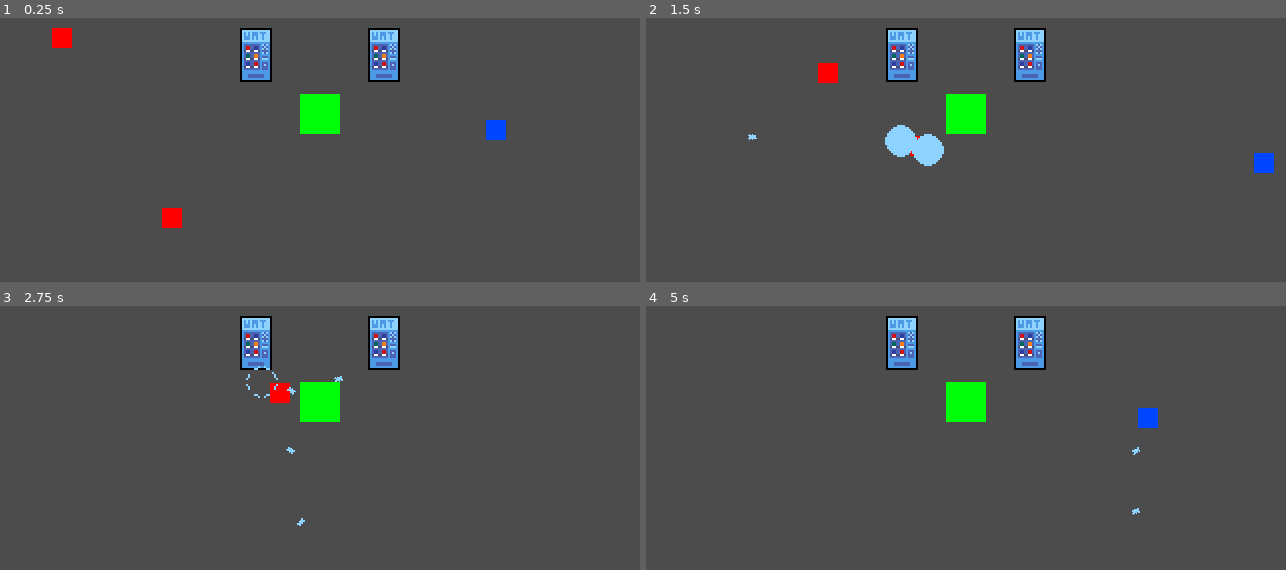
Above: before the commit, frames 1-4 (two rows, left to right).
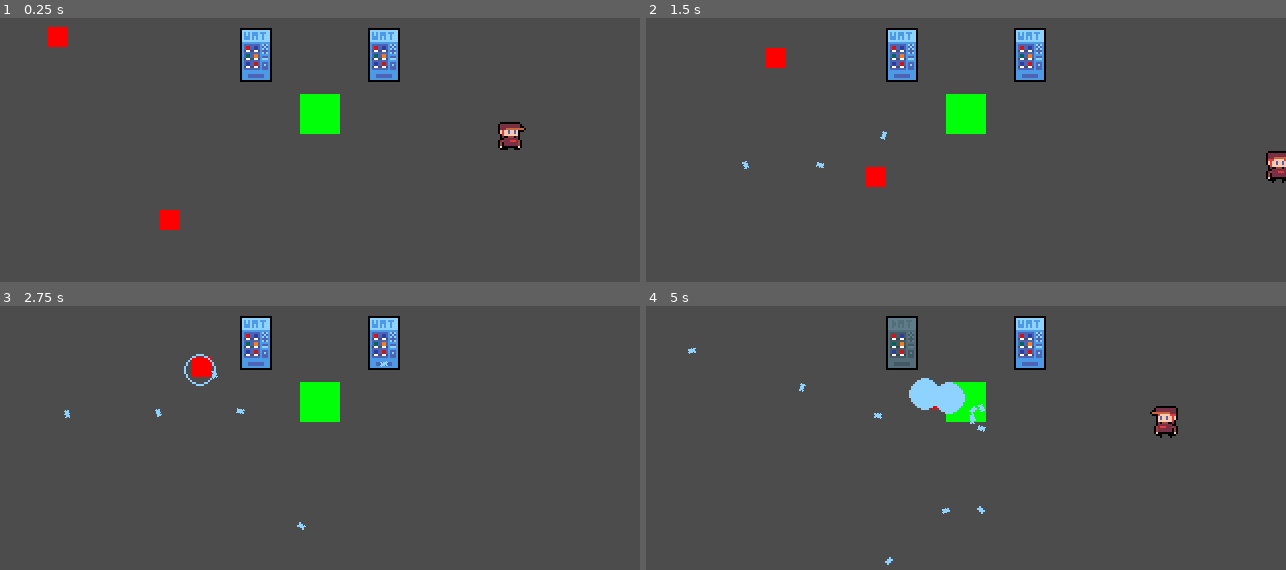
Above: after the commit, the same moments.

Repository: pithnoo/Elevending
Game: Godot game, scene res://Scenes/World.tscn
The game is run twice, just before and just after one commit, with the same random seed, the same clock (stepped at 60 frames per second) and the same inputs.
Inputs:
- Up to frame 1 (0.25 s): no input
- Up to frame 2 (1.5 s): hold Right (ui_right) 0.53-1.28 s; hold Down (ui_down) from 1.28 s (still down)
- Up to frame 3 (2.75 s): release Down (ui_down) at 2.03 s; hold Right (ui_right) from 2.03 s (still down)
- Up to frame 4 (5 s): release Right (ui_right) at 2.78 s; hold Up (ui_up) 2.78-3.53 s; hold Left (ui_left) from 3.53 s (still down)

The runs differ from the first frame. In frame 1, 0.8% of the frame differs, in the area x 7-83%, y 3-81%; in frame 2, 2.2%; in frame 3, 0.8%; in frame 4, 2.4%, in the area x 6-84%, y 4-99%.

Commit message:
added player animations and type damage

Diff:
--- a/Code/Enemy/enemy_hurt_box.gd
+++ b/Code/Enemy/enemy_hurt_box.gd
@@ -4,9 +4,7 @@
 
 onready var stats = get_node(entity_stats)
 
-signal same_type
-signal adv_type
-signal disadv_type
+signal buff_enemy
 
 enum damage_type { GRASS, WATER, FIRE }
 export(damage_type) var type
@@ -17,38 +15,28 @@
       # type matchups for grass
       match area.type:
         area.element.GRASS:
-          pass
+          emit_signal("buff_enemy")
         area.element.WATER:
-          pass
+          stats.health -= area.damage / 2
         area.element.FIRE:
-          pass
+          stats.health -= area.damage
     damage_type.WATER:
       # type matchups for water
       match area.type:
         area.element.GRASS:
-          pass
+          stats.health -= area.damage
         area.element.WATER:
-          pass
+          emit_signal("buff_enemy")
         area.element.FIRE:
-          pass
+          stats.health -= area.damage / 2
     damage_type.FIRE:
-      # type matchups for grass
+      # type matchups for fire
       match area.type:
         area.element.GRASS:
-          pass
+          stats.health -= area.damage / 2
         area.element.WATER:
-          pass
+          stats.health -= area.damage
         area.element.FIRE:
-          pass
+          emit_signal("buff_enemy")
 
-  stats.health -= area.damage
   area.destroy()
-
-func damage_enemy():
-  emit_signal("adv_type")
-
-func buff_enemy():
-  emit_signal("same_type")
-
-func half_damage_enemy():
-  emit_signal("disadv_type")
--- a/Scenes/Enemies/EnemyFollowCoreTemplate.tscn
+++ b/Scenes/Enemies/EnemyFollowCoreTemplate.tscn
@@ -16,6 +16,9 @@
 radius = 6.4
 
 [sub_resource type="RectangleShape2D" id=1]
+
+[sub_resource type="RectangleShape2D" id=12]
+extents = Vector2( 0.5, 0.5 )
 
 [sub_resource type="Animation" id=5]
 resource_name = "FollowCore"
@@ -69,7 +72,7 @@
 [node name="FollowCore" type="Node" parent="StateManager"]
 script = ExtResource( 6 )
 animation_name = "FollowCore"
-follow_speed = 50.0
+follow_speed = 30.0
 follow_acceleration = 300.0
 player_range = NodePath("../../AttackRange")
 core_range = NodePath("../../CoreRange")
@@ -98,11 +101,20 @@
 collision_mask = 16
 script = ExtResource( 8 )
 entity_stats = NodePath("../Stats")
-type = null
 
 [node name="CollisionShape2D" type="CollisionShape2D" parent="HurtBox"]
 scale = Vector2( 0.05, 0.05 )
 shape = SubResource( 1 )
+
+[node name="CoreHitBox" type="Area2D" parent="."]
+scale = Vector2( 1, 1 )
+collision_layer = 0
+collision_mask = 2
+
+[node name="CollisionShape2D" type="CollisionShape2D" parent="CoreHitBox"]
+shape = SubResource( 12 )
+
+[node name="BuffTimer" type="Timer" parent="."]
 
 [node name="AnimationPlayer" type="AnimationPlayer" parent="."]
 anims/FollowCore = SubResource( 5 )
@@ -116,7 +128,6 @@
 
 [node name="Sprite" type="Sprite" parent="."]
 modulate = Color( 1, 0, 0, 1 )
-scale = Vector2( 1, 1 )
 texture = ExtResource( 1 )
 
 [node name="CollisionShape2D" type="CollisionShape2D" parent="."]
--- a/Scenes/Enemies/EnemyFollowPlayerTemplate.tscn
+++ b/Scenes/Enemies/EnemyFollowPlayerTemplate.tscn
@@ -17,6 +17,9 @@
 radius = 6.4
 
 [sub_resource type="RectangleShape2D" id=1]
+
+[sub_resource type="RectangleShape2D" id=12]
+extents = Vector2( 0.5, 0.5 )
 
 [sub_resource type="Animation" id=5]
 resource_name = "FollowCore"
@@ -77,7 +80,7 @@
 [node name="FollowPlayer" type="Node" parent="StateManager"]
 script = ExtResource( 7 )
 animation_name = "FollowPlayer"
-follow_speed = 60.0
+follow_speed = 50.0
 follow_acceleration = 300.0
 player_range = NodePath("../../AttackRange")
 core_range = NodePath("../../CoreRange")
@@ -87,7 +90,7 @@
 [node name="FollowCore" type="Node" parent="StateManager"]
 script = ExtResource( 3 )
 animation_name = "FollowCore"
-follow_speed = 50.0
+follow_speed = 30.0
 follow_acceleration = 300.0
 player_range = NodePath("../../AttackRange")
 core_range = NodePath("../../CoreRange")
@@ -117,12 +120,29 @@
 collision_mask = 16
 script = ExtResource( 9 )
 entity_stats = NodePath("../Stats")
-type = null
+type = 2
 
 [node name="CollisionShape2D" type="CollisionShape2D" parent="HurtBox"]
 visible = false
 scale = Vector2( 0.05, 0.05 )
 shape = SubResource( 1 )
+
+[node name="PlayerHitBox" type="Area2D" parent="."]
+scale = Vector2( 1, 1 )
+collision_layer = 0
+
+[node name="CollisionShape2D" type="CollisionShape2D" parent="PlayerHitBox"]
+shape = SubResource( 12 )
+
+[node name="CoreHitBox" type="Area2D" parent="."]
+scale = Vector2( 1, 1 )
+collision_layer = 0
+collision_mask = 2
+
+[node name="CollisionShape2D" type="CollisionShape2D" parent="CoreHitBox"]
+shape = SubResource( 12 )
+
+[node name="BuffTimer" type="Timer" parent="."]
 
 [node name="AnimationPlayer" type="AnimationPlayer" parent="."]
 anims/FollowCore = SubResource( 5 )
@@ -136,7 +156,6 @@
 
 [node name="Sprite" type="Sprite" parent="."]
 modulate = Color( 1, 0, 0, 1 )
-scale = Vector2( 1, 1 )
 texture = ExtResource( 5 )
 
 [node name="CollisionShape2D" type="CollisionShape2D" parent="."]
--- a/Scenes/Entities/Player.tscn
+++ b/Scenes/Entities/Player.tscn
@@ -1,6 +1,6 @@
-[gd_scene load_steps=14 format=2]
+[gd_scene load_steps=15 format=2]
 
-[ext_resource path="res://Art/White-Pixel.png" type="Texture" id=1]
+[ext_resource path="res://Art/player-Sheet.png" type="Texture" id=1]
 [ext_resource path="res://Code/Player/state_manager.gd" type="Script" id=2]
 [ext_resource path="res://Code/Player/player.gd" type="Script" id=3]
 [ext_resource path="res://Code/Player/move.gd" type="Script" id=4]
@@ -10,12 +10,56 @@
 extents = Vector2( 5, 5 )
 
 [sub_resource type="RectangleShape2D" id=2]
+extents = Vector2( 6, 8 )
 
 [sub_resource type="Animation" id=3]
 resource_name = "Idle"
+length = 0.5
+loop = true
+tracks/0/type = "value"
+tracks/0/path = NodePath("Sprite:frame")
+tracks/0/interp = 1
+tracks/0/loop_wrap = true
+tracks/0/imported = false
+tracks/0/enabled = true
+tracks/0/keys = {
+"times": PoolRealArray( 0, 0.1, 0.2, 0.3, 0.4 ),
+"transitions": PoolRealArray( 1, 1, 1, 1, 1 ),
+"update": 1,
+"values": [ 8, 9, 10, 11, 12 ]
+}
 
 [sub_resource type="Animation" id=4]
 resource_name = "Move"
+length = 0.4
+loop = true
+tracks/0/type = "value"
+tracks/0/path = NodePath("Sprite:frame")
+tracks/0/interp = 1
+tracks/0/loop_wrap = true
+tracks/0/imported = false
+tracks/0/enabled = true
+tracks/0/keys = {
+"times": PoolRealArray( 0, 0.1, 0.2, 0.3 ),
+"transitions": PoolRealArray( 1, 1, 1, 1 ),
+"update": 1,
+"values": [ 0, 1, 2, 1 ]
+}
+
+[sub_resource type="Animation" id=10]
+length = 0.001
+tracks/0/type = "value"
+tracks/0/path = NodePath("Sprite:frame")
+tracks/0/interp = 1
+tracks/0/loop_wrap = true
+tracks/0/imported = false
+tracks/0/enabled = true
+tracks/0/keys = {
+"times": PoolRealArray( 0 ),
+"transitions": PoolRealArray( 1 ),
+"update": 0,
+"values": [ 0 ]
+}
 
 [sub_resource type="AnimationNodeAnimation" id=5]
 animation = "Idle"
@@ -36,9 +80,12 @@
 collision_layer = 9
 collision_mask = 8
 script = ExtResource( 3 )
-__meta__ = {
-"_edit_group_": true
-}
+
+[node name="ItemBox" type="Area2D" parent="."]
+visible = false
+
+[node name="CollisionShape2D" type="CollisionShape2D" parent="ItemBox"]
+shape = SubResource( 9 )
 
 [node name="HurtBox" type="Area2D" parent="."]
 visible = false
@@ -46,14 +93,13 @@
 [node name="CollisionShape2D" type="CollisionShape2D" parent="HurtBox"]
 shape = SubResource( 9 )
 
+[node name="Sprite" type="Sprite" parent="."]
+texture = ExtResource( 1 )
+hframes = 14
+
 [node name="CollisionShape2D" type="CollisionShape2D" parent="."]
-scale = Vector2( 0.5, 0.5 )
+position = Vector2( -1, 2 )
 shape = SubResource( 2 )
-
-[node name="Sprite" type="Sprite" parent="."]
-modulate = Color( 0, 0.27451, 1, 1 )
-scale = Vector2( 10, 10 )
-texture = ExtResource( 1 )
 
 [node name="StateManager" type="Node" parent="."]
 script = ExtResource( 2 )
@@ -73,8 +119,10 @@
 [node name="AnimationPlayer" type="AnimationPlayer" parent="."]
 anims/Idle = SubResource( 3 )
 anims/Move = SubResource( 4 )
+anims/RESET = SubResource( 10 )
 
 [node name="AnimationTree" type="AnimationTree" parent="."]
 tree_root = SubResource( 7 )
 anim_player = NodePath("../AnimationPlayer")
+active = true
 parameters/playback = SubResource( 8 )
--- a/Scenes/Entities/Turret.tscn
+++ b/Scenes/Entities/Turret.tscn
@@ -136,6 +136,7 @@
 position = Vector2( 0, 13 )
 
 [node name="AttackRange" type="Area2D" parent="."]
+visible = false
 collision_layer = 0
 collision_mask = 4
 script = ExtResource( 6 )
--- a/Scenes/World.tscn
+++ b/Scenes/World.tscn
@@ -11,7 +11,10 @@
 [node name="YSort" type="YSort" parent="."]
 
 [node name="Player" parent="." instance=ExtResource( 2 )]
-position = Vector2( 248, 104 )
+position = Vector2( 256, 104 )
+__meta__ = {
+"_edit_group_": true
+}
 
 [node name="Core" parent="." instance=ExtResource( 3 )]
 position = Vector2( 160, 96 )
--- a/project.godot
+++ b/project.godot
@@ -135,6 +135,7 @@
 2d_physics/layer_3="Enemy"
 2d_physics/layer_4="World"
 2d_physics/layer_5="Projectile"
+2d_physics/layer_6="Item"
 
 [physics]
 
Binary file added: Art/player-Sheet.png
Not shown, added: Art/player-Sheet.png.import
Not shown: 1 places in Scenes/Enemies/EnemyFollowCoreTemplate.tscn that only renumber resources
Not shown: 1 places in Scenes/Enemies/EnemyFollowPlayerTemplate.tscn that only renumber resources
